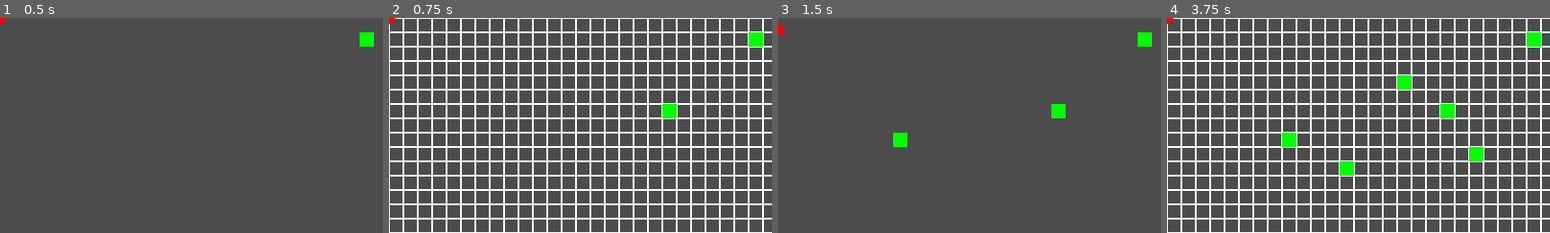
Above: before the commit, frames 1-4 (left to right).
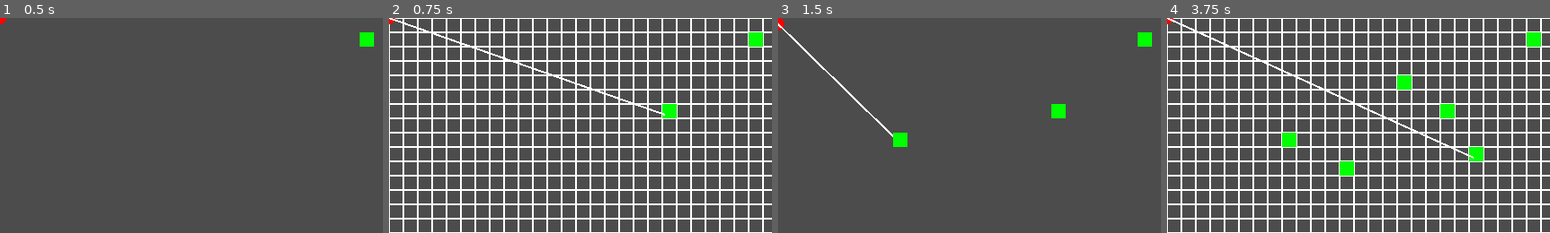
Above: after the commit, the same moments.

Repository: vitalya-dev/Raycasting
Game: Godot game, scene res://Raycasting.tscn
Same seed, same stepped clock (60 frames per second), same inputs: the game is played once before the commit and once after it.
Inputs (mouse positions are in pixels of both pictures, inside the frame that each line leads up to):
- Up to frame 1 (0.5 s): no input
- Up to frame 2 (0.75 s): tap Enter at 0.5 s; move the mouse to (664, 114) at 0.52 s; hold D from 0.53 s (still down); tap Q at 0.6 s; click (664, 114) at 0.67 s
- Up to frame 3 (1.5 s): tap Space at 1.25 s; move the mouse to (892, 136) at 1.27 s; release D at 1.28 s; hold S from 1.28 s (still down); tap Q at 1.35 s; click (892, 136) at 1.42 s
- Up to frame 4 (3.75 s): tap Enter at 2, 3.5 s; move the mouse to (1396, 78) at 2.02 s; release S at 2.03 s; hold D 2.03-2.78 s; tap Q at 2.1, 2.85, 3.6 s; click (1396, 78) at 2.17 s; tap Space at 2.75 s; move the mouse to (1339, 168) at 2.77 s; hold W 2.78-3.53 s; click (1339, 168) at 2.92 s; move the mouse to (1473, 157) at 3.52 s; hold A from 3.53 s (still down); click (1473, 157) at 3.67 s

Frame 1 is identical in both runs. In frame 2, 0.5% of the frame differs, in the area x 0-73%, y 0-46%; in frame 3, 0.4%; in frame 4, 0.6%, in the area x 0-81%, y 0-66%.

Commit message:
Work Work Work.

Diff:
--- a/Raycasting.gd
+++ b/Raycasting.gd
@@ -12,6 +12,7 @@
 var draw_level = false
 var erase_level = false
 var elapsed_time = 0
+var mouse_pos = Vector2(0, 0)
 
 # Called when the node enters the scene tree for the first time.
 func _ready():
@@ -49,6 +50,7 @@
 			var xy = _index_to_xy(i)
 			draw_rect(Rect2(xy.x * cell_size.x, xy.y * cell_size.y, cell_size.x, cell_size.y), Color.green)
 	draw_circle(player, cell_size.x / 2 - 1, Color.red)
+	draw_line(player, mouse_pos, Color(255, 255, 255), 2)
 
 func _mouse_to_vec(mouse):
 	return Vector2(int(mouse.x / cell_size.x), int(mouse.y / cell_size.y))
@@ -59,6 +61,7 @@
 			vec_map[_xy_to_index(_mouse_to_vec(ev.position))] = 1
 		if erase_level:
 			vec_map[_xy_to_index(_mouse_to_vec(ev.position))] = 0
+		mouse_pos = ev.position
 	#############################################################
 	if ev is InputEventMouseButton:
 		if ev.button_index == 1 and ev.pressed:
@@ -76,15 +79,12 @@
 		show_grid = !show_grid
 	#############################################################
 	if ev is InputEventKey and ev.scancode == KEY_W and ev.pressed:
-		player.y -= 800.0 * elapsed_time
+		player.y -= 400.0 * elapsed_time
 	if ev is InputEventKey and ev.scancode == KEY_A and ev.pressed and ev.echo:
-		player.x -= 800.0 * elapsed_time
+		player.x -= 400.0 * elapsed_time
 	if ev is InputEventKey and ev.scancode == KEY_S and ev.pressed:
-		player.y += 800.0 * elapsed_time
+		player.y += 400.0 * elapsed_time
 	if ev is InputEventKey and ev.scancode == KEY_D and ev.pressed and ev.echo:
-		player.x += 800.0 * elapsed_time
-		# if (GetKey(olc::Key::S).bHeld) vPlayer.y += 25.0f * fElapsedTime;
-		# if (GetKey(olc::Key::A).bHeld) vPlayer.x -= 25.0f * fElapsedTime;
-		# if (GetKey(olc::Key::D).bHeld) vPlayer.x += 25.0f * fElapsedTime;
+		player.x += 400.0 * elapsed_time
 	if ev.is_action_pressed("ui_cancel"):
 		get_tree().quit()
